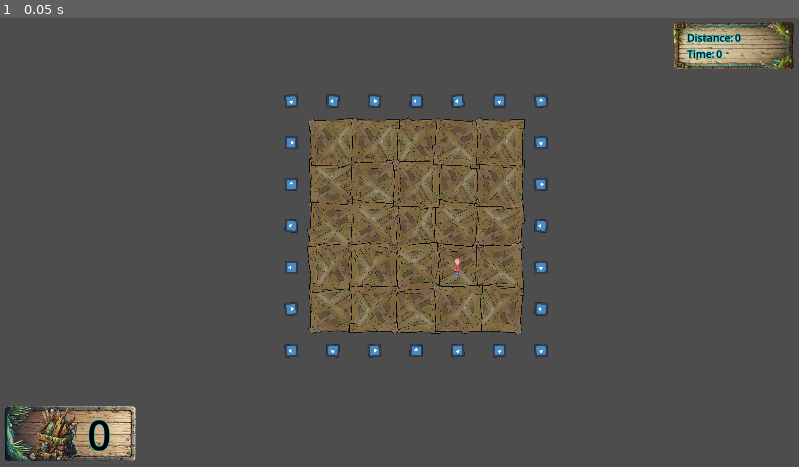
Above: before the commit, frame 1.
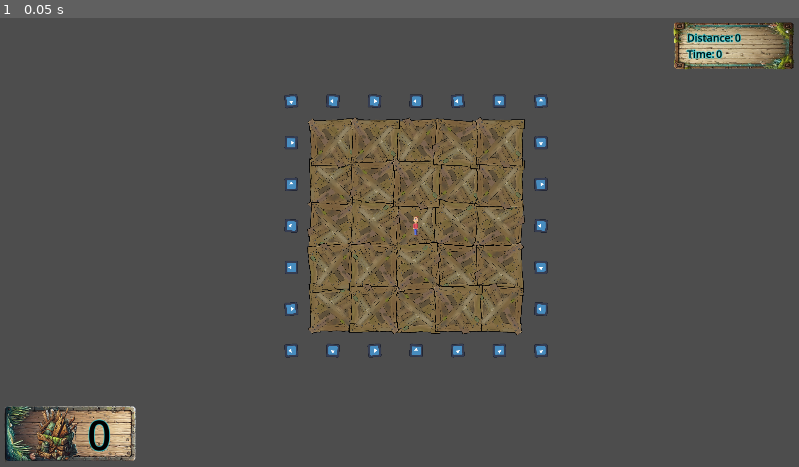
Above: after the commit, the same moment.

Repository: ARCsweden/GameJam2024FallA
Game: Godot game, scene res://Scenes/game.tscn
Same seed, same stepped clock (60 frames per second), same inputs: the game is played once before the commit and once after it. The engine's default icon, where the game draws it, is replaced by a stand-in: a white triangle on a blue panel in a dark square.
Inputs:
- Up to frame 1 (0.05 s): no input

The runs differ from the first frame. In frame 1, less than 0.1% of the frame differs, in the area x 51-58%, y 44-58%.

Commit message:
Spawn player on raft

Diff:
--- a/dontdrowntogether/Scripts/game.gd
+++ b/dontdrowntogether/Scripts/game.gd
@@ -2,11 +2,12 @@
 
 # Load the Player scene
 var PlayerScene = preload("res://Scenes/player.tscn")
+var raft = preload("res://Scenes/Raft.tscn")
 
 const spawn_point = Vector2(1000, 500)
 
 func _ready():
-	var raft = preload("res://Scenes/Raft.tscn").instantiate()
+	raft = raft.instantiate()
 	raft.position = spawn_point
 	add_child(raft)
 	#TODO: Get spawnpoints for player 1 and player 2 from raft
@@ -23,10 +24,10 @@
 	var player = PlayerScene.instantiate()
 
 	# Set positions or other properties if necessary
-	player.position = spawn_point + Vector2(100 + i * 200, 100)  # Adjust as needed
+	#player.position = spawn_point  + Vector2(10 + i * 1, 1)  # Adjust as needed
 	# Controller ID for this player
 	player.set_controller_id(i)
-	add_child(player)
+	raft.add_child(player)
 
 
 func _process(_delta):
Not shown: 1 places in dontdrowntogether/Scenes/game.tscn that only renumber resources
Not shown: 1 places in dontdrowntogether/Scenes/player.tscn that only renumber resources
